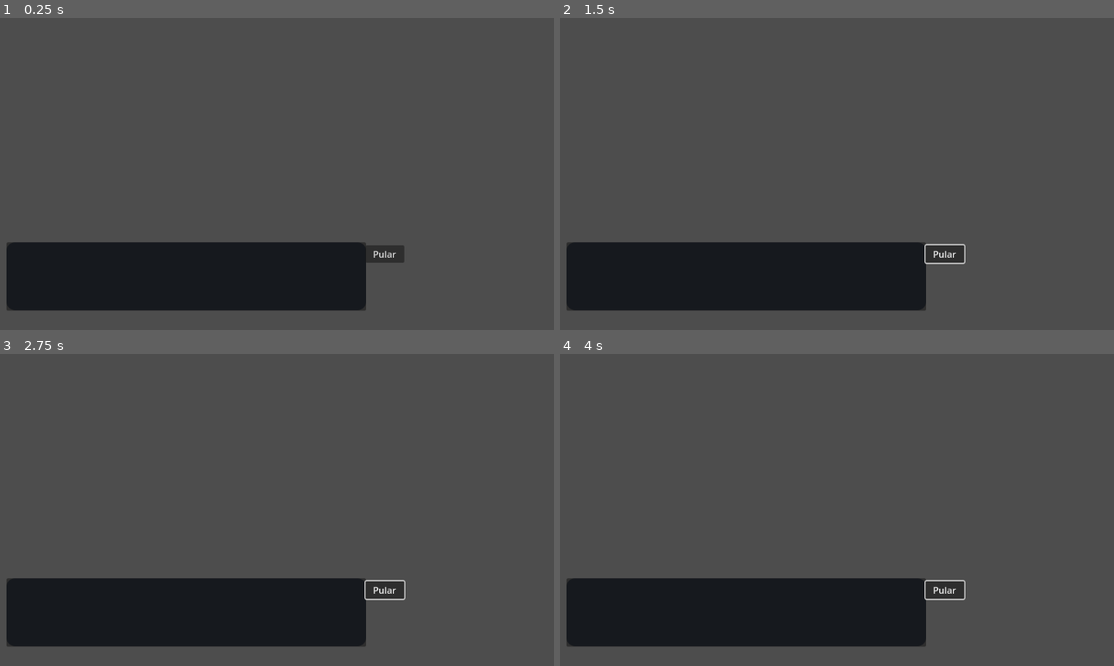
Above: before the commit, frames 1-4 (two rows, left to right).
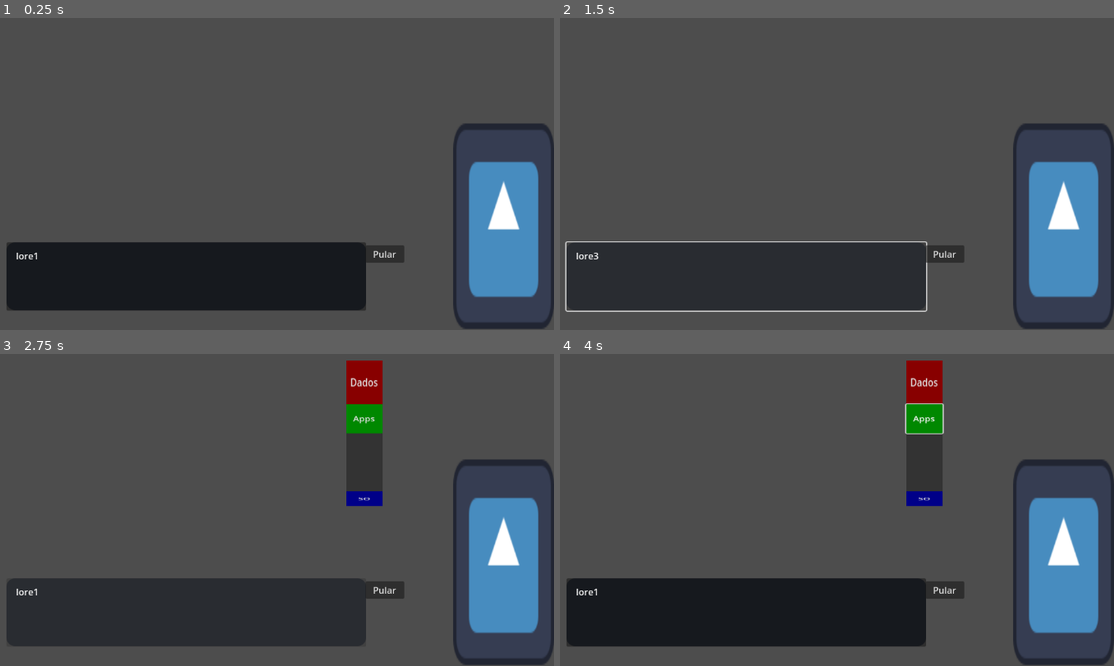
Above: after the commit, the same moments.

Repository: oiminion/GRINDOS
Game: Godot game, scene res://Tutorial/TutorialGameplay01.tscn
Same seed, same stepped clock (60 frames per second), same inputs: the game is played once before the commit and once after it. This scene is started directly instead of the project's main scene. The engine's default icon, where the game draws it, is replaced by a stand-in: a white triangle on a blue panel in a dark square.
Inputs (mouse positions are in pixels of both pictures, inside the frame that each line leads up to):
- Up to frame 1 (0.25 s): no input
- Up to frame 2 (1.5 s): click "Pular" at 0.5 s; click (748, 276) at 1.25 s
- Up to frame 3 (2.75 s): click (188, 612) at 2 s
- Up to frame 4 (4 s): click (925, 382) at 2.75 s, where only the run after the commit has a clickable "Dados"; click (925, 419) at 3.5 s, where only the run after the commit has a clickable "Apps"

The runs differ from the first frame. In frame 1, 7.0% of the frame differs, in the area x 2-100%, y 33-100%; in frame 2, 8.0%; in frame 3, 10%; in frame 4, 10%, in the area x 2-100%, y 2-100%.

Commit message:
Comeco tutorial

Diff:
--- a/Auxiliar/character_layer.gd
+++ b/Auxiliar/character_layer.gd
@@ -1,20 +1,25 @@
 extends CanvasLayer
+
+signal finished_talk
 
 var page :int = 0
 var can_go_next :bool = false
+var auto :bool = false
 
 var string_array :Array
-
-
 
 func setStringArray(strings :Array) -> void:
 	string_array = strings
 	page = 0
+	self.visible = true
 	updateText(string_array[0])
 
 func nextText() -> void:
-	if can_go_next:
-		page += 1
+	page += 1
+	if page == string_array.size():
+		self.visible = false
+		finished_talk.emit()
+	elif can_go_next:
 		updateText(string_array[page])
 
 func changeDelay(delay :float) -> void:
@@ -25,14 +30,66 @@
 	can_go_next = true
 
 func updateText(input: String) -> void:
+	$TextureRect.visible = true
 	can_go_next = false
 	$Panel/RichTextLabel.text = input
 	$Panel/RichTextLabel.visible_characters = 0
 	$Timer.start()
 
 func _on_timer_timeout() -> void:
-	$Panel/RichTextLabel.visible_characters += 1
 	if $Panel/RichTextLabel.visible_characters < $Panel/RichTextLabel.text.length() and not can_go_next:
+		$Panel/RichTextLabel.visible_characters += 1
 		$Timer.start()
 	else:
 		can_go_next = true
+		if auto:
+			$AutoDelay.start()
+
+func _on_next_button_button_down() -> void:
+	if can_go_next:
+		nextText()
+	else:
+		skipText()
+
+func _ready() -> void:
+	var array: Array = ["Não sei se eu tô certo ou se eu tô errado
+Mas faço tudo o que eu digo e digo tudo que eu faço
+Neste mundo eu sou eu você é você
+Faça tudo o que quiser porque eu também vou fazer
+Não sei mais o que faço
+Eu já fumei dez maços
+Mandei tudo pro espaço
+Agora eu só quero paz
+Cansei dessa gente desse papo furado
+Viajei por todo o mundo pra ficar descansado
+Mas nada feito, o meu problema foi sempre você
+Diga tudo o que quiser, pois eu preciso saber
+Não sei mais o que faço
+Já fumei dez maços
+Mandei tudo pro espaço
+Agora eu só quero paz
+Não sei se eu tô certo ou se eu tô errado
+Mas faço tudo o que eu digo e digo tudo que eu faço
+Neste mundo eu sou eu você é você
+Faça tudo o que quiser porque eu também vou fazer
+Não sei mais o que faço
+Eu já fumei dez maços
+Mandei tudo pro espaço
+Agora eu só quero paz
+Quero paz
+Quero paz
+Quero paz",
+"Edson Arantes do Nascimento, o Pelé, é um ex-esportista brasileiro, considerado o maior jogador da história do futebol, personalidade mundial do esporte e popularmente chamado de Rei do Futebol. Nasceu na cidade de Três Corações, em Minas Gerais, no dia 23 de outubro de 1940. É filho de João Ramos do Nascimento (também ex-jogador de futebol, conhecido como Dondinho) e Celeste Arantes do Nascimento. Morreu aos 82 anos, em 29 de dezembro de 2022, em São Paulo.
+Aos quatro anos de idade, Edson e sua família mudaram-se para Bauru, em São Paulo. Nessa época, ele era chamado de Dico pela família e de Edson pelos amigos. Influenciado pelo pai, Dico sempre foi fã de futebol e logo começou a fazer parte dos times de garotos que jogavam nas ruas de Bauru. Ele gostava de atuar no gol, inspirado no goleiro José Lino da Conceição Faustino, o Bilé, amigo de time de seu pai, o Vasco de São Lourenço (Minas Gerais).",
+"perdi",
+"batata"]
+	setStringArray(array)
+
+
+func _on_skip_button_button_down() -> void:
+	skipText()
+	nextText()
+
+
+func _on_auto_delay_timeout() -> void:
+	nextText()
--- a/Auxiliar/character_layer.tscn
+++ b/Auxiliar/character_layer.tscn
@@ -1,6 +1,7 @@
-[gd_scene load_steps=3 format=3 uid="uid://brm4quti8o25r"]
+[gd_scene load_steps=4 format=3 uid="uid://brm4quti8o25r"]
 
 [ext_resource type="Script" uid="uid://cg0b1drgeuwsc" path="res://Auxiliar/character_layer.gd" id="1_fbwhu"]
+[ext_resource type="Texture2D" uid="uid://bninm4ohohlhc" path="res://icon.svg" id="2_1p5xs"]
 
 [sub_resource type="StyleBoxFlat" id="StyleBoxFlat_8xidt"]
 bg_color = Color(0.0689503, 0.0967016, 0.146193, 1)
@@ -23,6 +24,7 @@
 offset_bottom = -2.0
 grow_horizontal = 0
 grow_vertical = 0
+texture = ExtResource("2_1p5xs")
 
 [node name="Panel" type="Panel" parent="."]
 anchors_preset = 3
@@ -36,6 +38,7 @@
 offset_bottom = -35.0
 grow_horizontal = 0
 grow_vertical = 0
+mouse_filter = 1
 theme_override_styles/panel = SubResource("StyleBoxFlat_8xidt")
 
 [node name="NextButton" type="Button" parent="Panel"]
@@ -46,6 +49,7 @@
 offset_bottom = 1.0
 grow_horizontal = 2
 grow_vertical = 2
+mouse_filter = 1
 
 [node name="RichTextLabel" type="RichTextLabel" parent="Panel"]
 layout_mode = 0
@@ -53,6 +57,7 @@
 offset_top = 12.0
 offset_right = 614.0
 offset_bottom = 109.0
+mouse_filter = 2
 scroll_following = true
 
 [node name="SkipButton" type="Button" parent="Panel"]
@@ -68,6 +73,13 @@
 text = "Pular"
 
 [node name="Timer" type="Timer" parent="."]
-wait_time = 0.1
+wait_time = 0.01
+one_shot = true
 
+[node name="AutoDelay" type="Timer" parent="."]
+one_shot = true
+
+[connection signal="button_down" from="Panel/NextButton" to="." method="_on_next_button_button_down"]
+[connection signal="button_down" from="Panel/SkipButton" to="." method="_on_skip_button_button_down"]
 [connection signal="timeout" from="Timer" to="." method="_on_timer_timeout"]
+[connection signal="timeout" from="AutoDelay" to="." method="_on_auto_delay_timeout"]
--- a/Auxiliar/process.gd
+++ b/Auxiliar/process.gd
@@ -16,6 +16,8 @@
 @export var blocked: bool = false
 @export var segmentation_size: int = 0
 
+var color: Color
+
 func Update_Max_Ui() -> void:
 	$Control/patience_bar.max_value = max_patience
 	$Control/progress_bar.max_value = conclude
@@ -24,6 +26,7 @@
 	var sb = StyleBoxFlat.new()
 	$Control/progress_bar.add_theme_stylebox_override("fill", sb)
 	sb.bg_color = Color(hex_code)
+	color = Color(hex_code)
 
 func _ready():
 	self.button_pressed.connect(get_parent().Process_Selected)
@@ -38,6 +41,8 @@
 	self.patience = max_patience
 	self.conclude = randi_range(segmentation_size/10,segmentation_size)
 	self.progress = 0
+	color = Global.get_Process_Color()
+	$Control/progress_bar.self_modulate = color
 	Update_Max_Ui()
 	$Control/patience_bar.visible = true
 	$Control/progress_bar.visible = true
@@ -61,6 +66,7 @@
 	self.patience = 0
 	self.progress = 0
 	self.conclude = 0
+	Global.free_Process_Color(color)
 	$Control/patience_bar.value = patience
 	$Control/progress_bar.value = progress
 	$Control/patience_bar.visible = false
@@ -80,34 +86,35 @@
 	blocked = false
 
 func _on_cycle_timer_timeout() -> void:#WIP
+	if patience <= 0 and not free:
+		Global.points -= Global.points/10
+		blocked = false
+		Free_Space()
+	#patience -= 1 WIP
 	if data_connected:
 		Unblock()
 	if cpu_connected and not free:
 		if not blocked:
-			Change_Progress_Bar_Color("00ff00")
-		patience = max_patience
+			patience = max_patience
 		progress += 1
 		$Control/patience_bar.value = patience
 		$Control/progress_bar.value = progress
 		if progress >= conclude:
 			var aux: int = randi_range(0,100)
-			if aux < data_probability:
+			if aux < data_probability and not blocked:
 				blocked = true
 				Change_Progress_Bar_Color("ff0000")
 			if data_connected:
 				blocked = false
-			if not blocked:
+			if not blocked and not free:
 				Process_Completed.emit(((conclude*10)/max_patience))
 				Free_Space()
 			if free and apps_connected:
 				Alocate_Space()
 	elif not free:
-		patience -= 1
 		$Control/patience_bar.value = patience
 		if not blocked:
-			Change_Progress_Bar_Color("ffffff")
-		if patience <= 0:
-			Global.points -= Global.points/10
-			Free_Space()
-	elif apps_connected:
+			pass
+			#Change_Progress_Bar_Color("ffffff")
+	elif free and apps_connected:
 		Alocate_Space()
--- a/MainComponent/Maps/main_fixo.gd
+++ b/MainComponent/Maps/main_fixo.gd
@@ -72,5 +72,5 @@
 	elif Selected.get_parent() != module.get_parent():
 		Connect_Disk_Apps(module)
 
-func _on_disk_so_selected(module: Module) -> void:
+func _on_disk_so_selected(_module: Module) -> void:
 	pass
--- a/MainComponent/RAM/ram_fixo.gd
+++ b/MainComponent/RAM/ram_fixo.gd
@@ -1,6 +1,6 @@
 extends "res://MainComponent/RAM/ram.gd"
 
-@export var segmentation_quantity: int = Global.RAM_max_capacity / get_parent().segmentation_size
+@export var segmentation_quantity: int
 
 signal Module_Selected(module: Module)
 signal Clear_CPU_Connected
@@ -51,6 +51,7 @@
 
 func _ready() -> void:
 	segmentation = "fixo"
+	segmentation_quantity = Global.RAM_max_capacity / get_parent().segmentation_size
 	Initialize_Ram()
 
 func Process_Selected(module: Module) -> void:
--- a/MainComponent/RAM/ram_fixo.tscn
+++ b/MainComponent/RAM/ram_fixo.tscn
@@ -5,4 +5,4 @@
 
 [node name="RAM_fixo" instance=ExtResource("1_3oakt")]
 script = ExtResource("2_0vous")
-segmentation_quantity = null
+segmentation_quantity = 0
--- a/MainComponent/global.gd
+++ b/MainComponent/global.gd
@@ -1,6 +1,32 @@
 extends Node
 
 signal Points_Changed
+
+var process_colors: Array = PackedColorArray([
+	Color(0.69675,0.31901,0.42888),
+	Color(0.60407,0.94785,0.50633),
+	Color(0.34241,0.36421,0.31082),
+	Color(0.28623,0.99492,0.77138),
+	Color(0.05499,0.47307,0.05812),
+	Color(0.13976,0.97430,0.05900),
+	Color(0.44925,0.71712,0.22794),
+	Color(0.97270,0.18832,0.60954),
+	Color(0.69106,0.59797,0.06023),
+	Color(0.96053,0.70409,0.17234)
+	])
+
+var used_process_colors: Array = [
+	false,
+	false,
+	false,
+	false,
+	false,
+	false,
+	false,
+	false,
+	false,
+	false
+]
 
 var points: int = 0:
 	get:
@@ -14,3 +40,20 @@
 var disk_max_capacity: float = 200
 
 var unlocked_upgrades: Dictionary = {}
+
+func get_Process_Color() -> Color:
+	var aux :int = randi_range(0,10)
+	while(used_process_colors[aux]):
+		aux += 1
+		if aux == 10:
+			aux = 0
+
+	used_process_colors[aux] = true
+	return process_colors[aux]
+
+func free_Process_Color(process_color: Color) -> void:
+	var aux :int = 0
+	print(process_color)
+	while( process_color[aux] != process_color):
+		aux += 1
+	used_process_colors[aux] = false
--- a/Tutorial/TutorialGameplay01.tscn
+++ b/Tutorial/TutorialGameplay01.tscn
@@ -1,10 +1,18 @@
-[gd_scene load_steps=2 format=3 uid="uid://cxkiiqespti7o"]
+[gd_scene load_steps=4 format=3 uid="uid://cxkiiqespti7o"]
 
+[ext_resource type="Script" uid="uid://cwa8b83ntc21l" path="res://Tutorial/tutorial_gameplay_01.gd" id="1_4sdjq"]
 [ext_resource type="PackedScene" uid="uid://brm4quti8o25r" path="res://Auxiliar/character_layer.tscn" id="1_r4o2m"]
+[ext_resource type="PackedScene" uid="uid://cd1wjm1wl8j24" path="res://MainComponent/disk/disk.tscn" id="3_osmo6"]
 
 [node name="TutorialGameplay01" type="Node2D"]
+script = ExtResource("1_4sdjq")
 
 [node name="character_layer" parent="." instance=ExtResource("1_r4o2m")]
+visible = false
+
+[node name="Disk" parent="." instance=ExtResource("3_osmo6")]
+visible = false
+position = Vector2(787, 111)
 
 [node name="Disco" type="Node" parent="."]
 
@@ -25,3 +33,5 @@
 [node name="RodarApp1" type="Node" parent="."]
 
 [node name="CarregarDadosApp" type="Node" parent="."]
+
+[connection signal="finished_talk" from="character_layer" to="." method="_on_character_layer_finished_talk"]
--- /dev/null
+++ b/Tutorial/tutorial_gameplay_01.gd
@@ -0,0 +1,23 @@
+extends Node2D
+
+@export var tutorial_progress : int = 0
+
+var array: Array = [
+		"lore1",
+		"lore2",
+		"lore3"
+	]
+
+func _ready() -> void:
+	$character_layer.setStringArray(array)
+
+func _on_character_layer_finished_talk() -> void:
+	tutorial_progress += 1
+
+	match tutorial_progress:
+		1:
+			$Disk.visible = true
+		2:
+			pass
+
+	$character_layer.setStringArray(array)
Not shown, added: Tutorial/tutorial_gameplay_01.gd.uid
